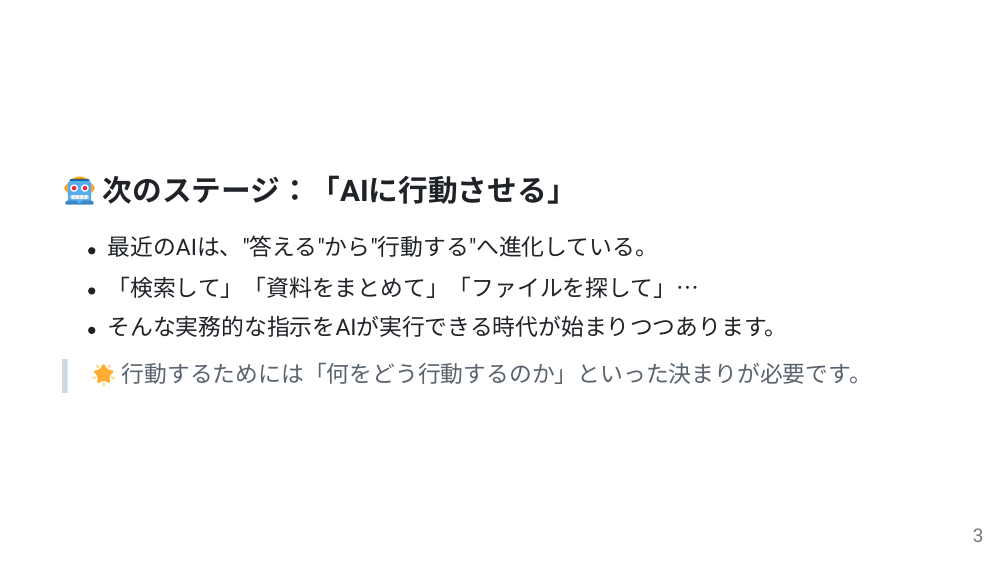
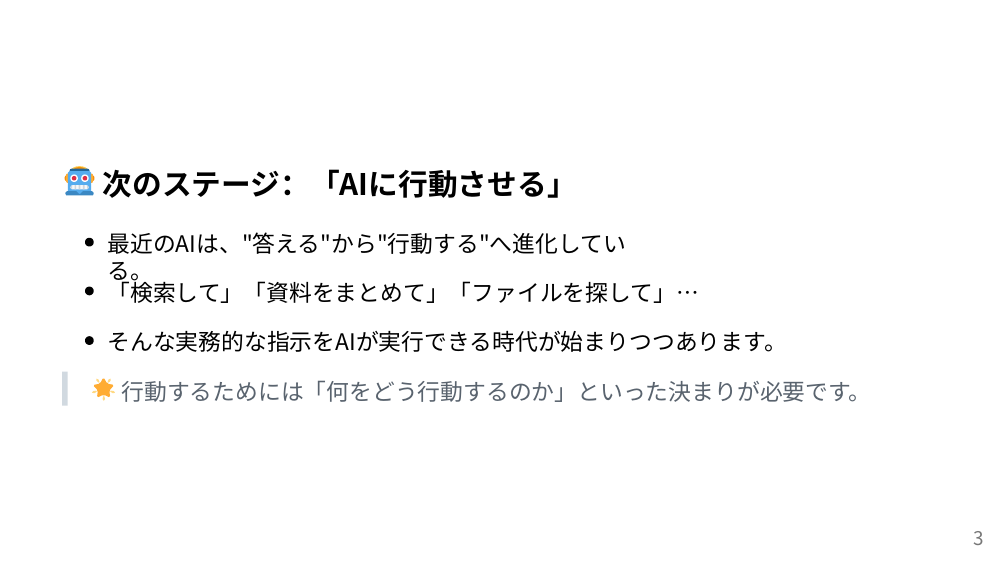
Before and after one commit to ShunsukeTamura06/mcp-study-materials, a slide deck: slide 3 of mcp-introduction.pptx. Drawn at 1008x567 pixels with LibreOffice and Linux fonts; fonts in the diff are those of the drawing. Boxes give left, top, right and bottom in pixels: in the first picture for what was removed or moved away, otherwise in the second. Text is boxed around its words. In the diff, an @@ line names an element or a change of style, - is before the commit and + after.

```diff
--- a/mcp-introduction.pptx
+++ b/mcp-introduction.pptx
@@ text at [103, 169, 577, 198]: text changed; font Arial to Noto Sans CJK JP; text colour #1F2328 to #000000 @@
-次のステージ：「AIに⾏動させる」
+次のステージ：「AIに行動させる」
@@ 14 freeform shapes: place and size @@
-14 freeform shapes at [64, 176, 95, 204]
+14 freeform shapes at [64, 166, 95, 196]
@@ freeform shape: place and size @@
-freeform shape at [88, 247, 95, 254]
+freeform shape at [85, 238, 93, 247]
@@ freeform shape at [85, 238, 93, 247]: fill #1F2328 to #000000 @@
@@ text at [108, 232, 626, 254]: text changed; font Lato to Noto Sans CJK JP; text colour #1F2328 to #000000 @@
-最近のAIは、"答える"から"⾏動する"へ進化している。
+最近のAIは、"答える"から"行動する"へ進化している。
@@ freeform shape at [85, 287, 93, 295]: fill #1F2328 to #000000; outline redrawn @@
@@ text "「検索して」「資料をまとめて」「ファイルを探して」…" at [107, 278, 699, 303]: font Lato to Noto Sans CJK JP, text colour #1F2328 to #000000; font Roboto to Noto Sans CJK JP in "「検索して」「資料をまとめて」「ファイルを探して」…" @@
@@ freeform shape at [85, 337, 93, 345]: fill #1F2328 to #000000 @@
@@ freeform shape: place and size @@
-freeform shape at [88, 327, 95, 333]
+freeform shape at [85, 337, 93, 345]
@@ text at [107, 330, 786, 352]: text changed; font Lato to Noto Sans CJK JP; text colour #1F2328 to #000000 @@
-そんな実務的な指⽰をAIが実⾏できる時代が始まりつつあります。
+そんな実務的な指示をAIが実行できる時代が始まりつつあります。
@@ 3 freeform shapes: place and size @@
-3 freeform shapes at [62, 359, 115, 393]
+3 freeform shapes at [62, 372, 115, 406]
@@ text at [121, 380, 871, 402]: text changed; font Lato to Noto Sans CJK JP @@
-⾏動するためには「何をどう⾏動するのか」といった決まりが必要です。
+行動するためには「何をどう行動するのか」といった決まりが必要です。
@@ text "3" at [974, 531, 984, 545]: font Roboto to Noto Sans CJK JP @@
```
Also in this commit, not shown: 17 other slides changed, 1 slide added, 1 slide removed, 1 other file.
